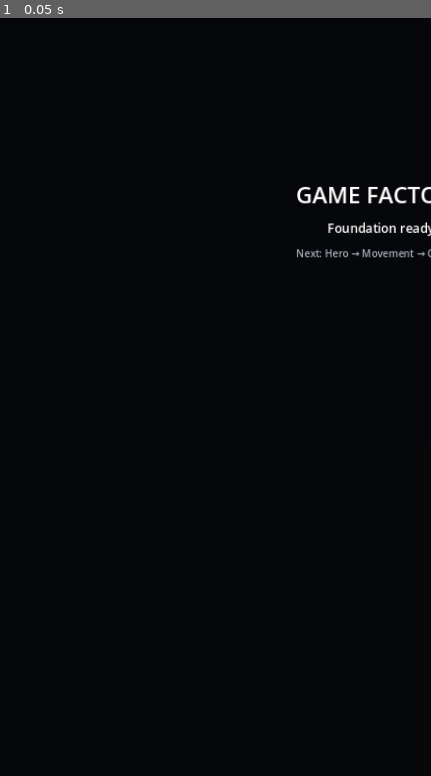
Above: before the commit, frame 1.
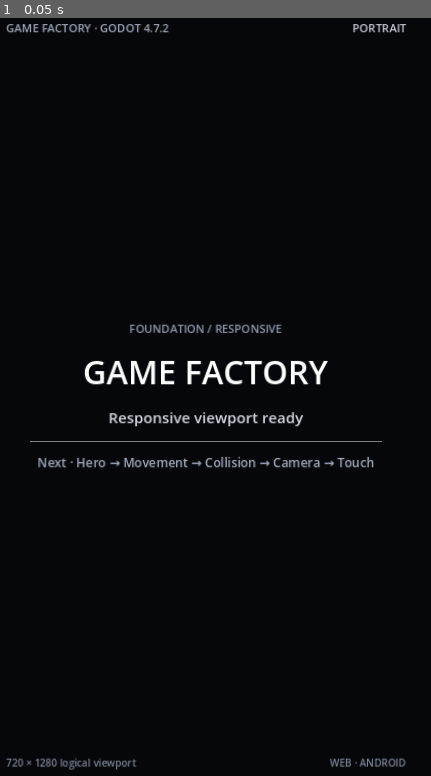
Above: after the commit, the same moment.

Repository: Broosskyy/Test-Game-Factory.
Game: Godot game, scene res://game/main.tscn
Same seed, same stepped clock (60 frames per second), same inputs: the game is played once before the commit and once after it.
Inputs:
- Up to frame 1 (0.05 s): no input

The runs differ from the first frame. In frame 1, 3.5% of the frame differs, in the area x 1-100%, y 0-100%.

Commit message:
fix: replace fixed test scene with responsive full-viewport layout

Diff:
--- a/game/main.tscn
+++ b/game/main.tscn
@@ -1,39 +1,112 @@
-[gd_scene format=3]
+[gd_scene load_steps=3 format=3]
 
-[node name="Main" type="Node2D"]
+[ext_resource type="Script" path="res://game/responsive_foundation.gd" id="1_main"]
+[ext_resource type="Script" path="res://game_factory/ui/safe_area_container.gd" id="2_safe"]
 
-[node name="UI" type="CanvasLayer" parent="."]
+[node name="Main" type="Control"]
+layout_mode = 3
+anchors_preset = 15
+anchor_right = 1.0
+anchor_bottom = 1.0
+grow_horizontal = 2
+grow_vertical = 2
+script = ExtResource("1_main")
 
-[node name="Background" type="ColorRect" parent="UI"]
-offset_right = 1280.0
-offset_bottom = 720.0
+[node name="Background" type="ColorRect" parent="."]
+layout_mode = 1
+anchors_preset = 15
+anchor_right = 1.0
+anchor_bottom = 1.0
+grow_horizontal = 2
+grow_vertical = 2
 color = Color(0.025, 0.03, 0.04, 1)
 mouse_filter = 2
 
-[node name="Center" type="CenterContainer" parent="UI"]
-offset_right = 1280.0
-offset_bottom = 720.0
-mouse_filter = 2
+[node name="SafeArea" type="MarginContainer" parent="."]
+layout_mode = 1
+anchors_preset = 15
+anchor_right = 1.0
+anchor_bottom = 1.0
+grow_horizontal = 2
+grow_vertical = 2
+script = ExtResource("2_safe")
 
-[node name="Content" type="VBoxContainer" parent="UI/Center"]
+[node name="Layout" type="VBoxContainer" parent="SafeArea"]
 layout_mode = 2
-theme_override_constants/separation = 14
+theme_override_constants/separation = 24
 
-[node name="Title" type="Label" parent="UI/Center/Content"]
+[node name="TopBar" type="HBoxContainer" parent="SafeArea/Layout"]
 layout_mode = 2
-theme_override_font_sizes/font_size = 36
+
+[node name="FoundationBadge" type="Label" parent="SafeArea/Layout/TopBar"]
+layout_mode = 2
+size_flags_horizontal = 3
+theme_override_colors/font_color = Color(0.62, 0.66, 0.72, 1)
+theme_override_font_sizes/font_size = 18
+text = "GAME FACTORY · GODOT 4.7.2"
+
+[node name="OrientationBadge" type="Label" parent="SafeArea/Layout/TopBar"]
+unique_name_in_owner = true
+layout_mode = 2
+theme_override_colors/font_color = Color(0.77, 0.8, 0.85, 1)
+theme_override_font_sizes/font_size = 18
+text = "PORTRAIT"
+horizontal_alignment = 2
+
+[node name="Center" type="CenterContainer" parent="SafeArea/Layout"]
+layout_mode = 2
+size_flags_vertical = 3
+
+[node name="Content" type="VBoxContainer" parent="SafeArea/Layout/Center"]
+custom_minimum_size = Vector2(560, 0)
+layout_mode = 2
+theme_override_constants/separation = 18
+
+[node name="Eyebrow" type="Label" parent="SafeArea/Layout/Center/Content"]
+layout_mode = 2
+theme_override_colors/font_color = Color(0.56, 0.6, 0.67, 1)
+theme_override_font_sizes/font_size = 18
+text = "FOUNDATION / RESPONSIVE"
+horizontal_alignment = 1
+
+[node name="Title" type="Label" parent="SafeArea/Layout/Center/Content"]
+layout_mode = 2
+theme_override_font_sizes/font_size = 52
 text = "GAME FACTORY"
 horizontal_alignment = 1
 
-[node name="Status" type="Label" parent="UI/Center/Content"]
+[node name="Status" type="Label" parent="SafeArea/Layout/Center/Content"]
 layout_mode = 2
-theme_override_font_sizes/font_size = 20
-text = "Foundation ready"
+theme_override_colors/font_color = Color(0.82, 0.84, 0.88, 1)
+theme_override_font_sizes/font_size = 24
+text = "Responsive viewport ready"
 horizontal_alignment = 1
 
-[node name="Next" type="Label" parent="UI/Center/Content"]
+[node name="Rule" type="HSeparator" parent="SafeArea/Layout/Center/Content"]
 layout_mode = 2
-theme_override_colors/font_color = Color(0.65, 0.68, 0.72, 1)
+
+[node name="Next" type="Label" parent="SafeArea/Layout/Center/Content"]
+layout_mode = 2
+theme_override_colors/font_color = Color(0.62, 0.66, 0.72, 1)
+theme_override_font_sizes/font_size = 20
+text = "Next · Hero → Movement → Collision → Camera → Touch"
+horizontal_alignment = 1
+autowrap_mode = 2
+
+[node name="BottomBar" type="HBoxContainer" parent="SafeArea/Layout"]
+layout_mode = 2
+
+[node name="ViewportReadout" type="Label" parent="SafeArea/Layout/BottomBar"]
+unique_name_in_owner = true
+layout_mode = 2
+size_flags_horizontal = 3
+theme_override_colors/font_color = Color(0.48, 0.52, 0.58, 1)
 theme_override_font_sizes/font_size = 16
-text = "Next: Hero → Movement → Camera"
-horizontal_alignment = 1
+text = "720 × 1280 logical viewport"
+
+[node name="Targets" type="Label" parent="SafeArea/Layout/BottomBar"]
+layout_mode = 2
+theme_override_colors/font_color = Color(0.48, 0.52, 0.58, 1)
+theme_override_font_sizes/font_size = 16
+text = "WEB · ANDROID"
+horizontal_alignment = 2
